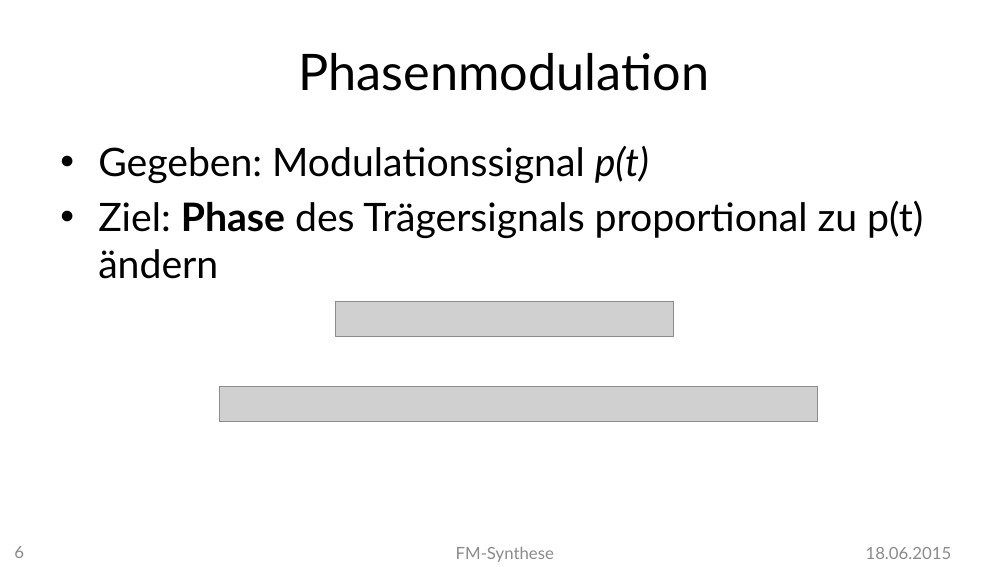
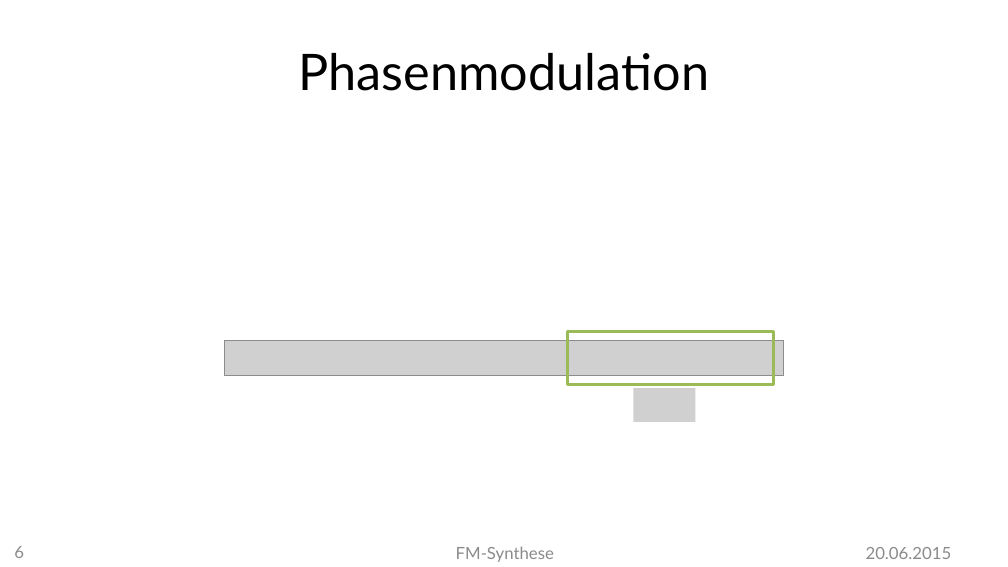
Before and after one commit to MBulli/VSeminar, a slide deck: slide 6 of Praesentation/FMSynthese-Markus.pptx. Drawn at 1008x567 pixels with LibreOffice and Linux fonts; fonts in the diff are those of the drawing; grey boxes stand for pictures; background and template pictures are left out. Boxes give left, top, right and bottom in pixels: in the first picture for what was removed or moved away, otherwise in the second. Text is boxed around its words. In the diff, an @@ line names an element or a change of style, - is before the commit and + after.

```diff
--- a/Praesentation/FMSynthese-Markus.pptx
+++ b/Praesentation/FMSynthese-Markus.pptx
@@ text removed at [98, 146, 923, 279] @@
-• Gegeben: Modulationssignal p(t)
-• Ziel: Phase des Trägersignals proportional zu p(t) ändern
@@ picture removed at [336, 302, 674, 338] @@
@@ picture added at [224, 341, 783, 376] @@
@@ rectangle added at [568, 331, 774, 384], outline #9BBB59 2 pt @@
@@ picture removed at [220, 387, 817, 422] @@
@@ picture added at [633, 388, 696, 422] @@
@@ text at [866, 547, 952, 559]: text changed @@
-18.06.2015
+20.06.2015
```
Also in this commit, not shown: 18 other slides changed, 18 slides added, 1 slide removed, 7 other files.
